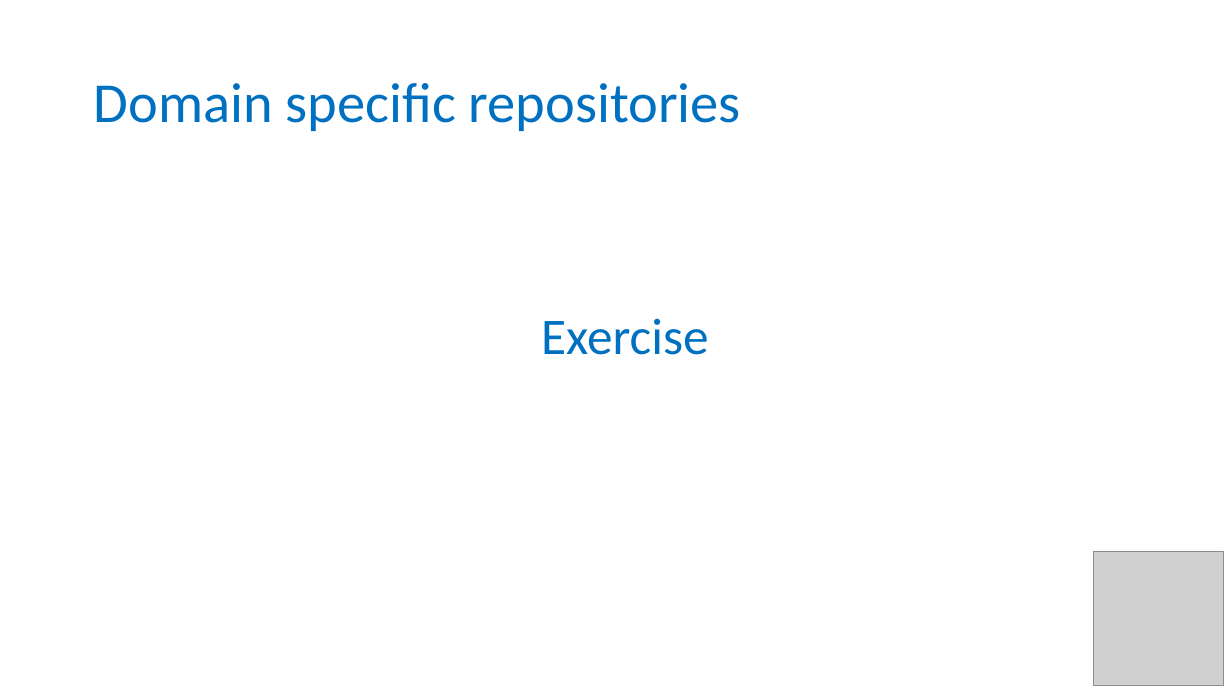
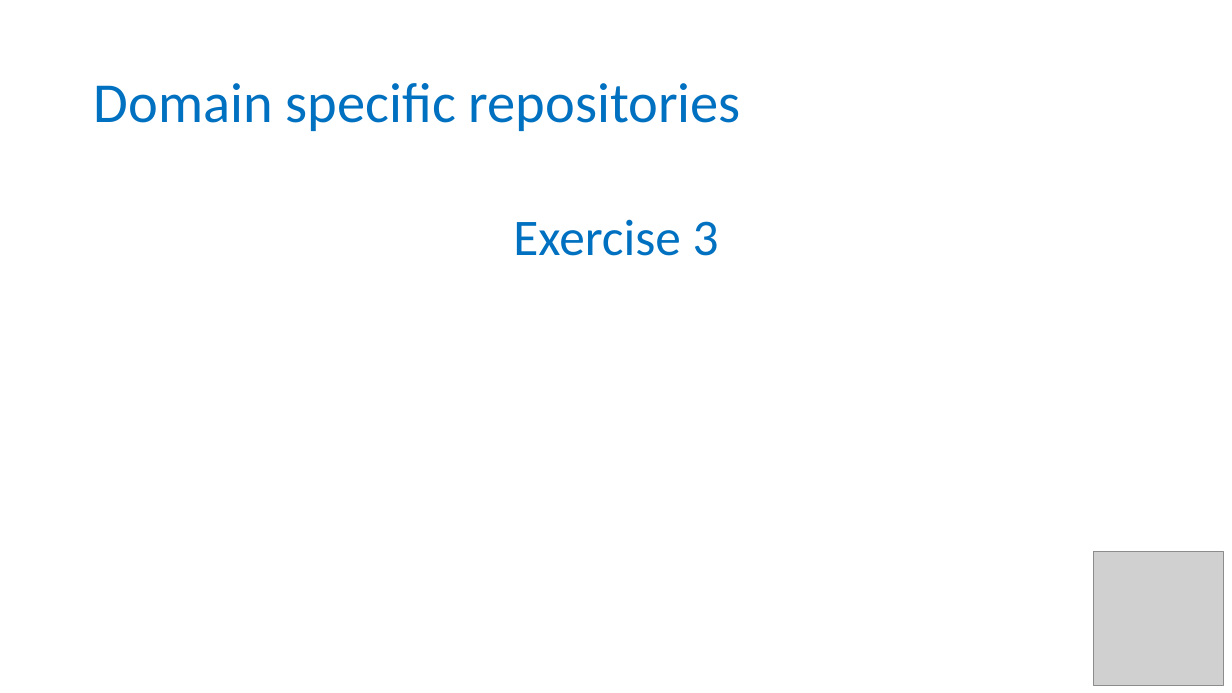
Before and after one commit to tobyhodges/solid-waddle, a slide deck: slide 17 of instructors/13-Repositories_v2.0.pptx (slide 12 before the commit). Drawn at 1232x693 pixels with LibreOffice and Linux fonts; fonts in the diff are those of the drawing; grey boxes stand for pictures; background and template pictures are left out. Boxes give left, top, right and bottom in pixels: in the first picture for what was removed or moved away, otherwise in the second. Text is boxed around its words. In the diff, an @@ line names an element or a change of style, - is before the commit and + after.

Commit message:
modified slides for data repositories

```diff
--- a/instructors/13-Repositories_v2.0.pptx
+++ b/instructors/13-Repositories_v2.0.pptx
@@ text at bbox=[513, 219, 719, 256]: text changed @@
-Exercise
+Exercise 3
```
Also in this commit, not shown: 4 other slides changed, 8 slides added.
